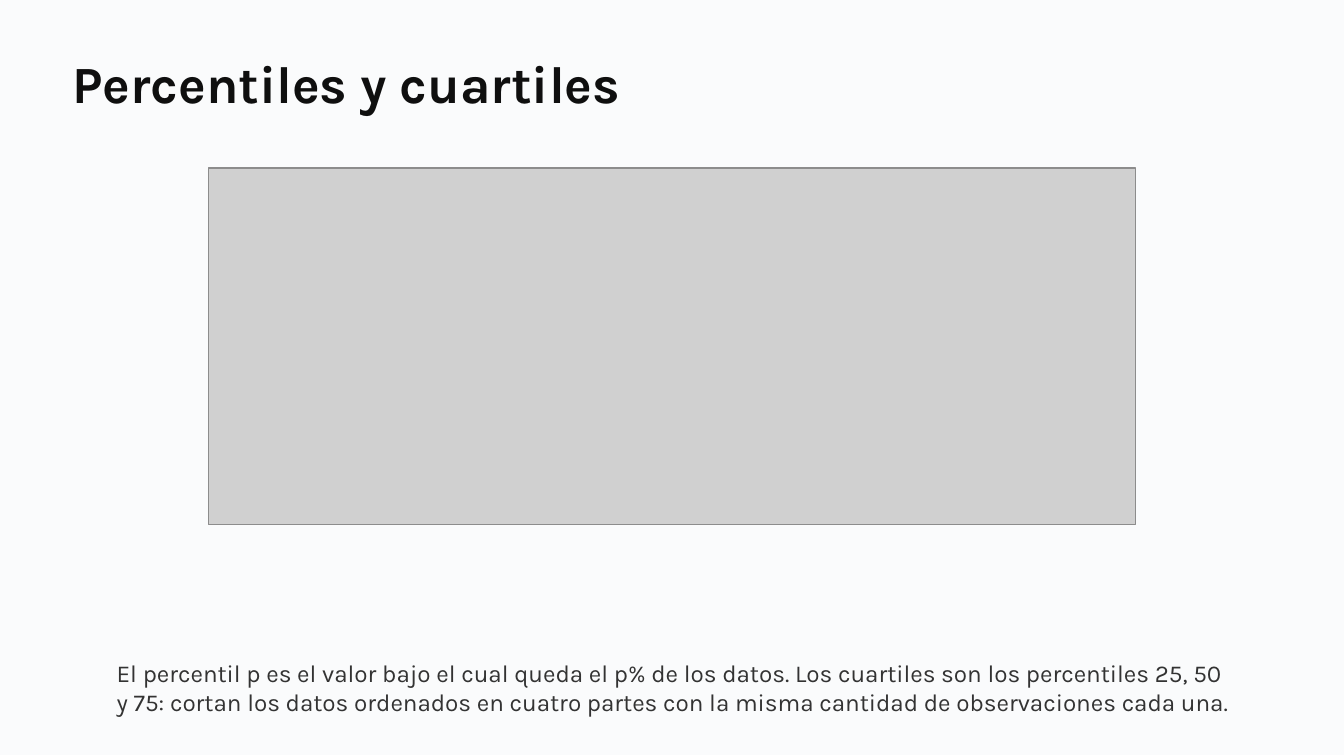
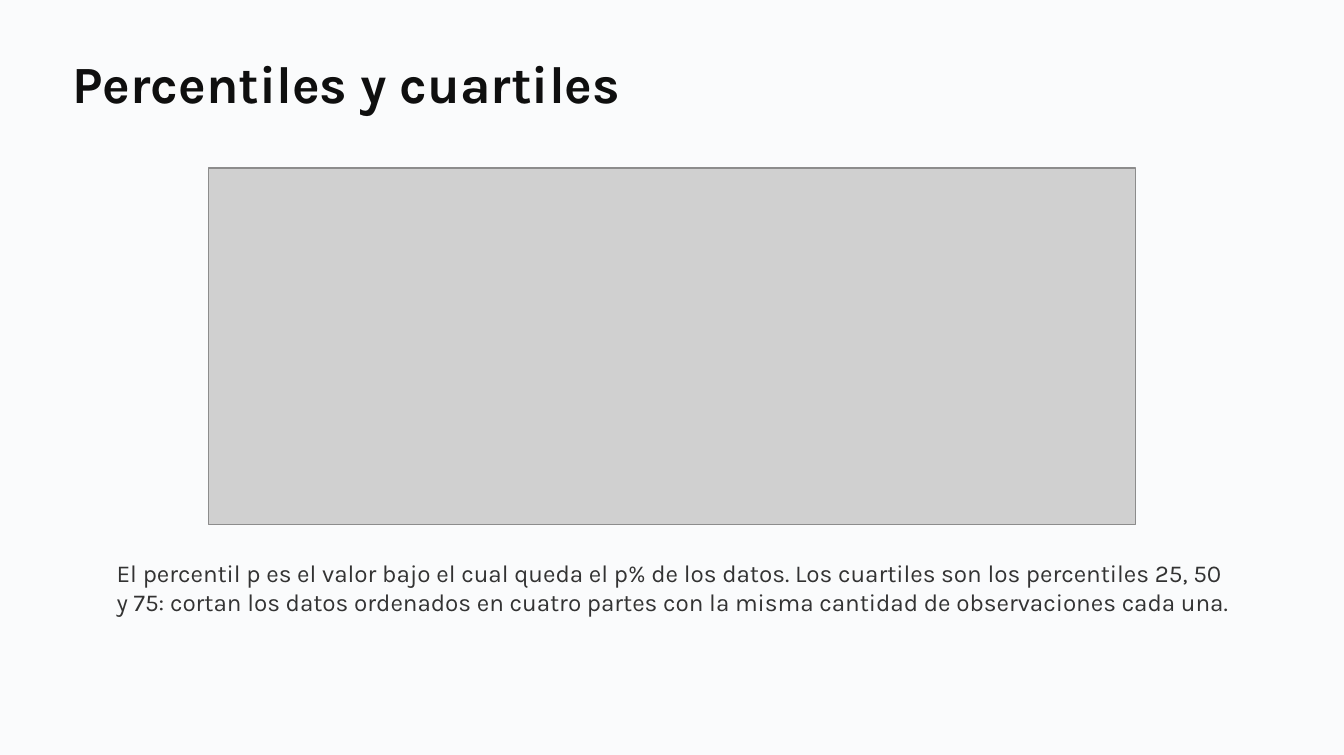
Before and after one commit to daniopitz/cienciadatos, a slide deck: slide 47 of presentaciones/clase03_visualizacion_eda.pptx. Drawn at 1344x755 pixels with LibreOffice and Linux fonts; fonts in the diff are those of the drawing; grey boxes stand for pictures. Boxes give left, top, right and bottom in pixels: in the first picture for what was removed or moved away, otherwise in the second. Text is boxed around its words. In the diff, an @@ line names an element or a change of style, - is before the commit and + after.

```diff
--- a/presentaciones/clase03_visualizacion_eda.pptx
+++ b/presentaciones/clase03_visualizacion_eda.pptx
@@ text "El percentil p es el ...": place and size @@
-text "El percentil p es el ..." at (117,665,1228,717)
+text "El percentil p es el ..." at (117,565,1228,617)
```
Also in this commit, not shown: 11 other slides changed, 1 other file.
